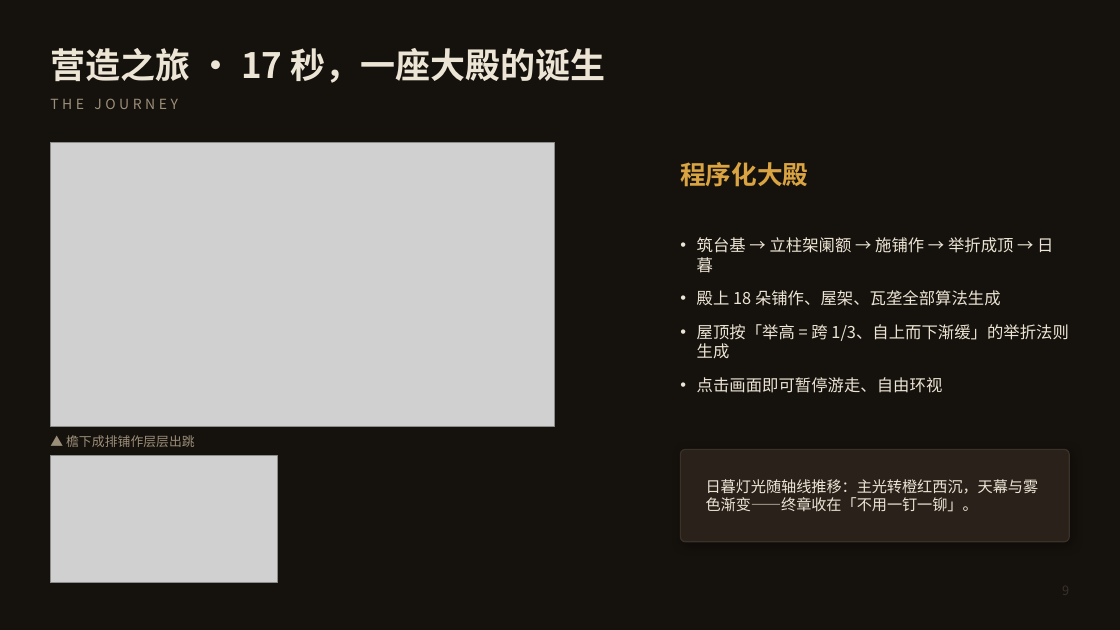
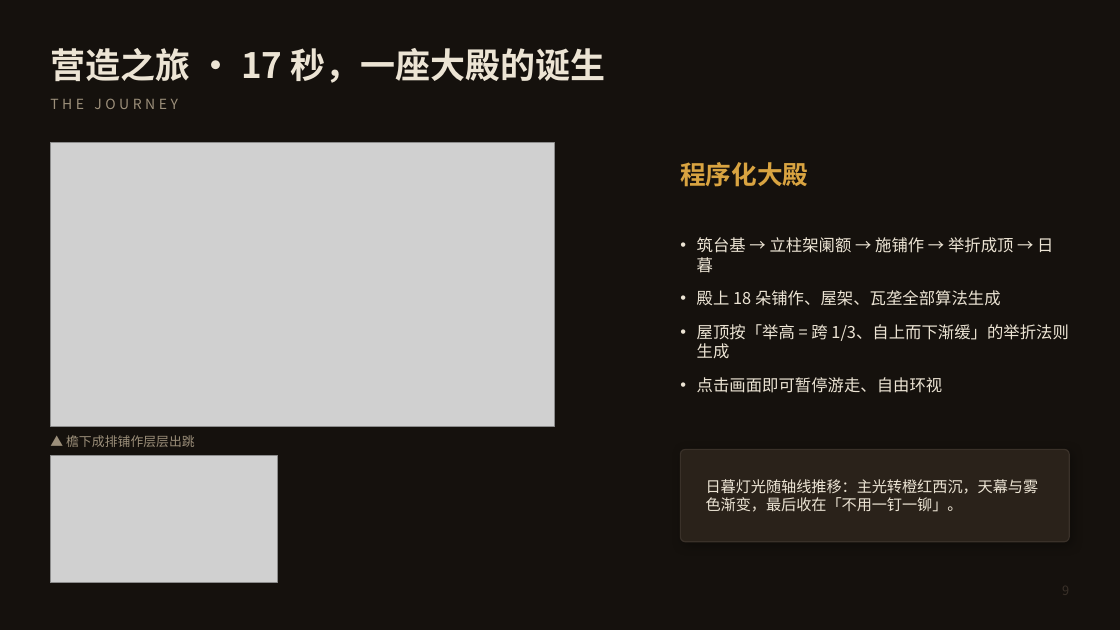
Before and after one commit to honggong123/yingzao, a slide deck: slide 9 of docs/答辩PPT.pptx. Drawn at 1120x630 pixels with LibreOffice and Linux fonts; fonts in the diff are those of the drawing; grey boxes stand for pictures. Boxes give left, top, right and bottom in pixels: in the first picture for what was removed or moved away, otherwise in the second. Text is boxed around its words. In the diff, an @@ line names an element or a change of style, - is before the commit and + after.

```diff
--- a/docs/答辩PPT.pptx
+++ b/docs/答辩PPT.pptx
@@ text at (706,479,1039,512): text changed @@
-日暮灯光随轴线推移：主光转橙红西沉，天幕与雾色渐变——终章收在「不用一钉一铆」。
+日暮灯光随轴线推移：主光转橙红西沉，天幕与雾色渐变，最后收在「不用一钉一铆」。
```
Also in this commit, not shown: 9 other slides changed, 7 other files.
